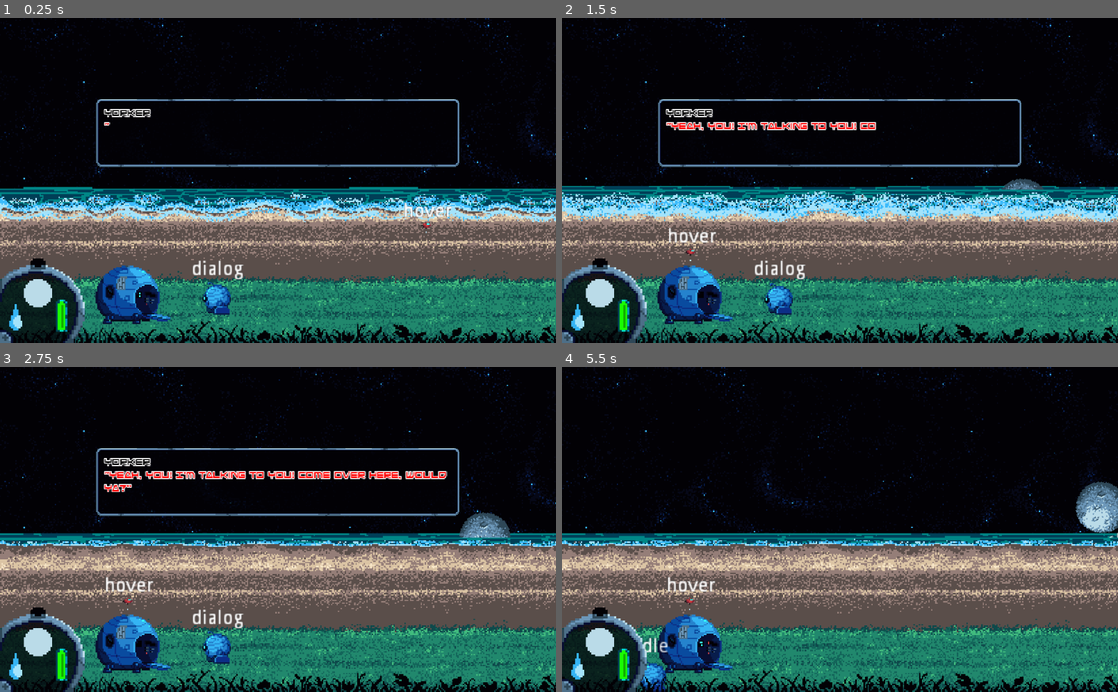
Above: before the commit, frames 1-4 (two rows, left to right).
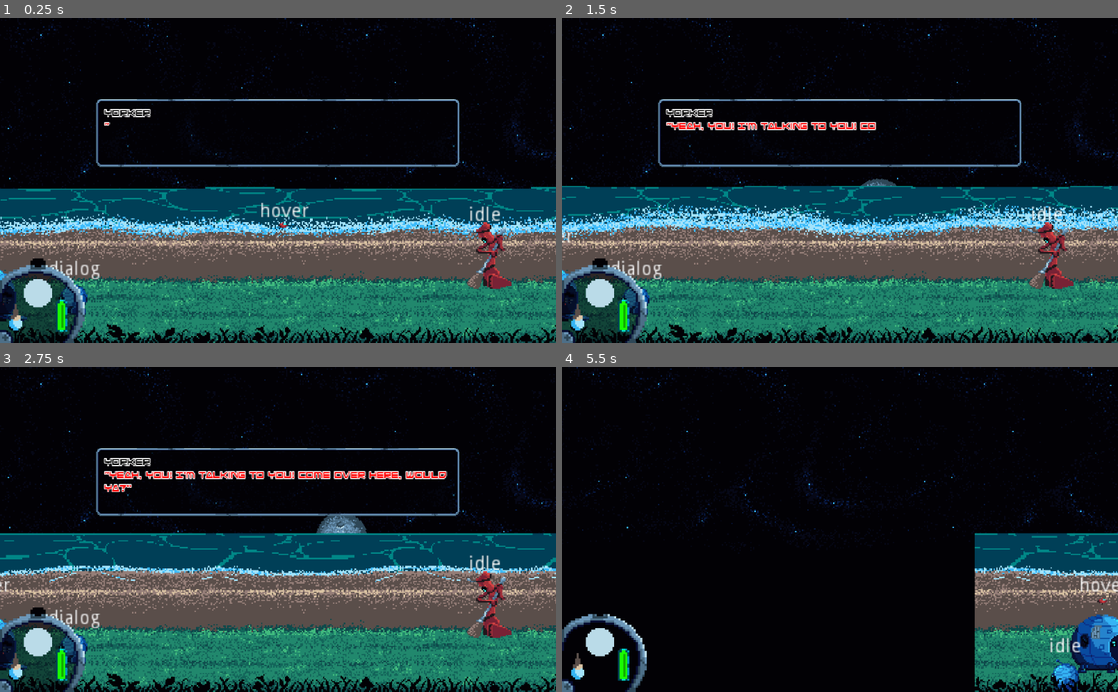
Above: after the commit, the same moments.

Repository: GeekzGamingz/Myunjoule
Game: Godot game, scene res://source/Levels/Moon.tscn
The game is run twice, just before and just after one commit, with the same random seed, the same clock (stepped at 60 frames per second) and the same inputs. The engine's default icon, where the game draws it, is replaced by a stand-in: a white triangle on a blue panel in a dark square.
Inputs:
- Up to frame 1 (0.25 s): no input
- Up to frame 2 (1.5 s): hold D (move_right) 0.53-1.28 s; hold E (activate) 0.53-1.28 s; hold S (move_backward) from 1.28 s (still down); tap Tab (expo_tab) at 1.35 s
- Up to frame 3 (2.75 s): release S (move_backward) at 2.03 s; hold D (move_right) from 2.03 s (still down); tap 1 (select_choice_1) at 2.1 s
- Up to frame 4 (5.5 s): release D (move_right) at 2.78 s; hold W (move_forward) 2.78-3.53 s; tap 2 (select_choice_2) at 2.85 s; hold E (activate) 3.53-4.28 s; hold A (move_left) 3.53-5.03 s; tap Tab (expo_tab) at 4.35 s; hold S (move_backward) from 5.03 s (still down); tap 1 (select_choice_1) at 5.1 s

The runs differ from the first frame. In frame 1, 27% of the frame differs, in the area x 0-100%, y 0-100%; in frame 2, 28%; in frame 3, 28%; in frame 4, 42%.

Commit message:
Added GridSnapper

Diff:
--- a/source/Actors/Player/Player.tscn
+++ b/source/Actors/Player/Player.tscn
@@ -9,6 +9,7 @@
 [ext_resource path="res://source/Objects/Grappling/GrapplingHook.tscn" type="PackedScene" id=7]
 [ext_resource path="res://source/Actors/Player/ExpoAnchor.gd" type="Script" id=8]
 [ext_resource path="res://icon.png" type="Texture" id=9]
+[ext_resource path="res://source/UI/GridSnapper/GridSnapper.tscn" type="PackedScene" id=10]
 
 [sub_resource type="CircleShape2D" id=6]
 radius = 12.0416
@@ -105,13 +106,7 @@
 rotation = -1.57079
 shape = SubResource( 5 )
 
-[node name="Camera2D" type="Camera2D" parent="."]
-current = true
-zoom = Vector2( 0.4, 0.4 )
-limit_left = -720
-limit_top = -120
-limit_right = 720
-limit_bottom = 120
+[node name="GridSnapper" parent="." instance=ExtResource( 10 )]
 
 [node name="StateOutput" type="Label" parent="."]
 margin_left = -20.0
--- a/source/Levels/Moon.tscn
+++ b/source/Levels/Moon.tscn
@@ -28,5 +28,3 @@
 texture = ExtResource( 2 )
 
 [node name="Level_Beach" parent="." instance=ExtResource( 1 )]
-
-[node name="Level_Beach2" parent="." instance=ExtResource( 1 )]
--- a/source/UI/GridSnapper/GridSnapper.tscn
+++ b/source/UI/GridSnapper/GridSnapper.tscn
@@ -5,4 +5,8 @@
 [node name="GridSnapper" type="Position2D"]
 script = ExtResource( 1 )
 
-[node name="Camera2D" type="Camera2D" parent="."]
+[node name="MainCamera" type="Camera2D" parent="."]
+current = true
+zoom = Vector2( 0.4, 0.4 )
+limit_top = -120
+limit_bottom = 120
Not shown: 1 places in source/Actors/Player/Player.tscn that only renumber resources
